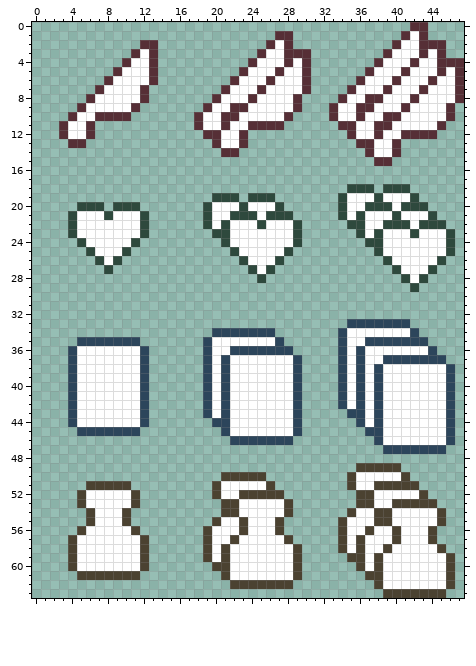
File history of a pixel-art sprite, data/icons.png. The picture above is the old version.
The file is 48x64 pixels. The old version is drawn lined up with the new one.
Once edited:
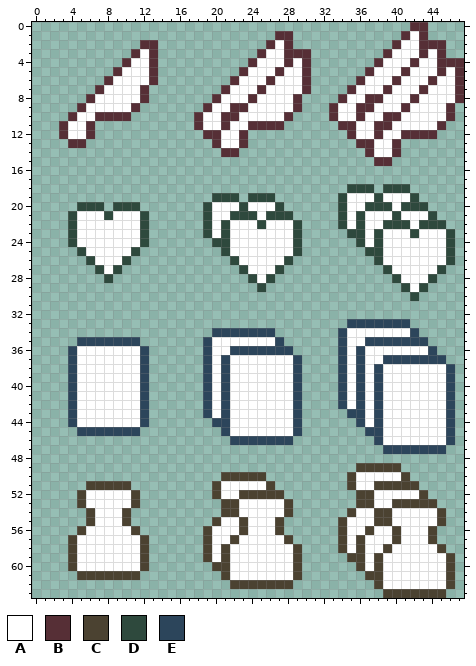
Palette (. is transparent): A #ffffff  B #562f36  C #4b4231  D #2e493d  E #2c455b
Message: modified icon positions
What changed:
drawings rearranged on the sheet (the old picture shows each at its new place)
y 22: x 34..35 .D -> DA
y 23: x 19..20 .D -> DA; x 35 . -> D
y 24: x 4..5 .D -> DA; x 11..12 D. -> AD; x 20 . -> D; x 36..37 .D -> DA
y 25: x 5..6 .D -> DA; x 10..11 D. -> AD; x 21..22 .D -> DA; x 28..29 D. -> AD; x 37 . -> D
y 26: x 6..7 .D -> DA; x 9..10 D. -> AD; x 22..23 .D -> DA; x 27..28 D. -> AD; x 38..39 .D -> DA; x 45..46 D. -> AD
y 27: x 7..9 .D. -> DAD; x 23..24 .D -> DA; x 26..27 D. -> AD; x 39..40 .D -> DA; x 44..45 D. -> AD
y 28: x 8 . -> D; x 24..26 .D. -> DAD; x 40..41 .D -> DA; x 43..44 D. -> AD
y 29: x 25 . -> D; x 41..43 .D. -> DAD
y 30: x 42 . -> D
